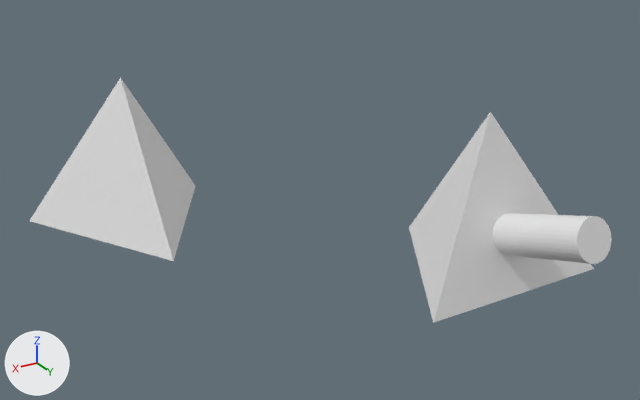
An edit to the Blender file Tetra_Objects/tetras_set/tetra_40.blend, drawn before and after from the same camera.
Camera for both pictures: a 50 mm lens placed at (57.0, 175.5, 82.0), pointed at (-27.2, 35.2, 11.9). The axes (+X, +Y, +Z) are drawn at lower left. The lights are the same throughout.

Objects in the first picture: 'tetra_40', 'tetra_40.001'.
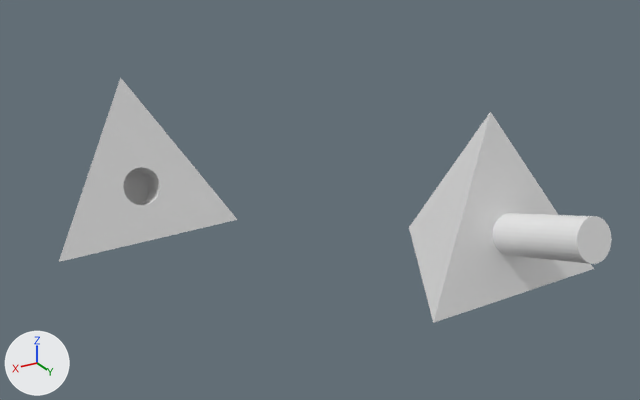
Location of each change, [x1, y1, x2, y2] in pixels of the pictures (640 x 400 px):
'tetra_40.001', deleted
    before: [30, 77, 196, 261]
'tetra_40NP', added
    after: [59, 78, 237, 262]

The change, as a diff of the scene's bpy script:
```diff
--- a/Tetra_Objects/tetras_set/tetra_40.blend.py
+++ b/Tetra_Objects/tetras_set/tetra_40.blend.py
@@ me_cone_009 @@
+me_cone_009.from_pydata(...)  # 449 vertices, 898 faces; spans x -20.0..20.0, y -11.5..23.1, z -8.2..24.5
@@ ob_tetra_40_001 @@
-ob_tetra_40_001 = bpy.data.objects.new('tetra_40.001', me_cone_001)
-ob_tetra_40_001.location = (0.0, 0.0, 8.2)
@@ ob_tetra_40np @@
+ob_tetra_40np = bpy.data.objects.new('tetra_40NP', me_cone_009)
+ob_tetra_40np.location = (0.0, 0.0, 8.2)
+ob_tetra_40np.rotation_euler = (1.911, 0.0, 0.0)  # degrees (109, 0, 0)
```
